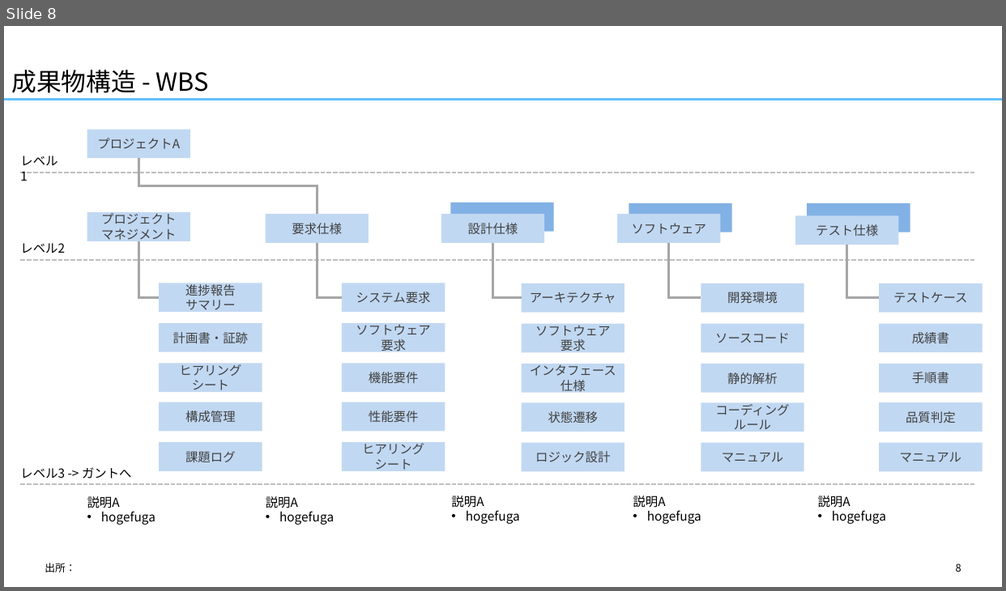
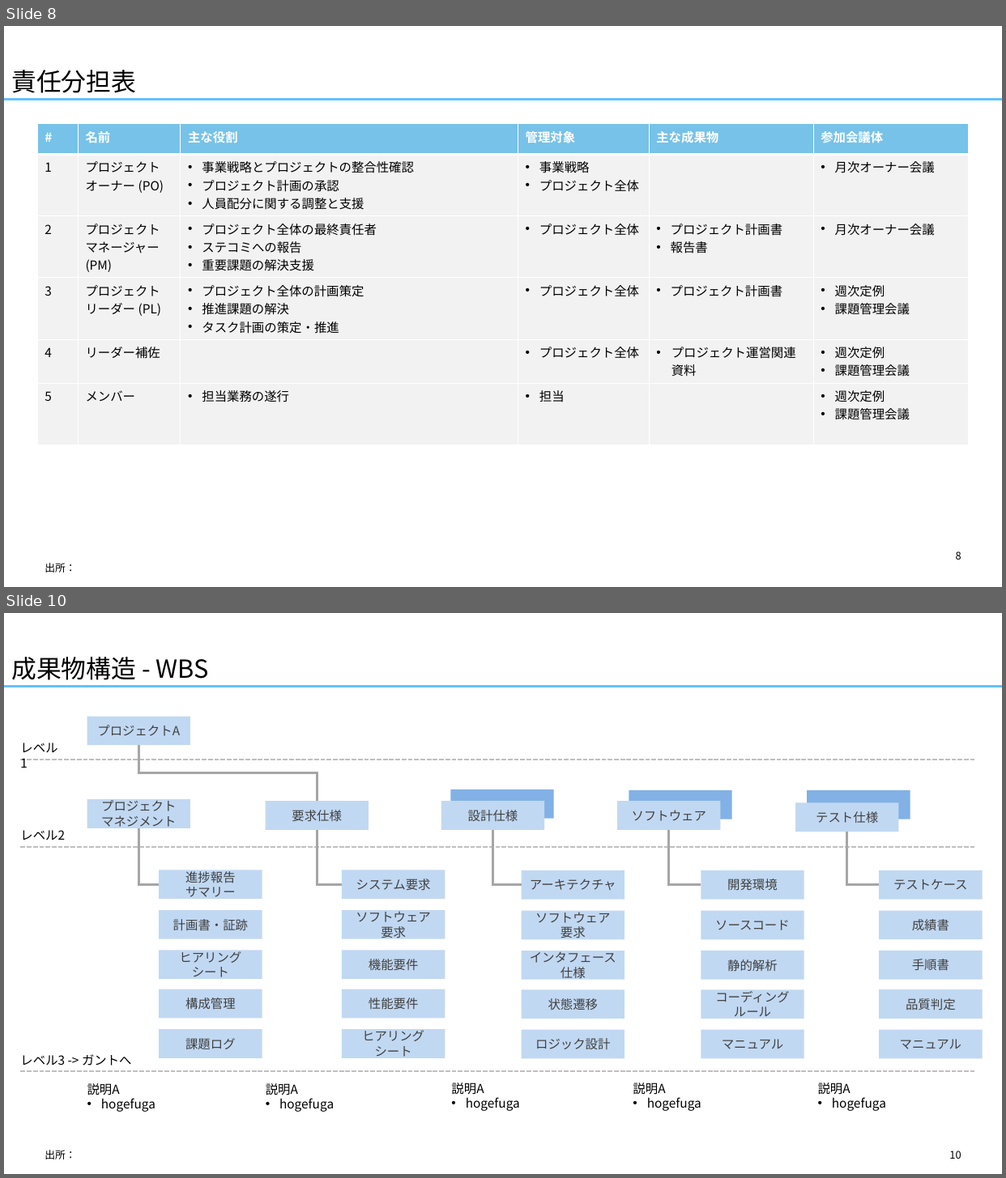
Before and after one commit to yuzucha16/dotfiles, a slide deck: office/template_A4.pptx. Shown one above the other, each under a label of ours: slide 8 before the commit, slides 8 and 10 after it; the slides between them are not shown. The pictures are 1006x591 and 1006x1178 pixels, drawn with LibreOffice and Linux fonts; fonts in the diff are those of the drawing. Boxes give left, top, right and bottom in pixels: in the first picture for what was removed or moved away, otherwise in the second. Text is boxed around its words. In the diff, an @@ line names an element or a change of style, - is before the commit and + after.

```diff
--- a/office/template_A4.pptx
+++ b/office/template_A4.pptx
@@ slide 8 added at (4,26,1002,587), background #FFFFFF; not listed: 1 template element that a slide beside it also shows @@
@@ title added at (11,70,136,93), 24 pt, text #000000 @@
+責任分担表
@@ table added at (38,124,969,423), 6 rows, 6 columns @@
+# | 名前 | 主な役割 | 管理対象 | 主な成果物 | 参加会議体
+1 | プロジェクト / オーナー (PO) | 事業戦略とプロジェクトの整合性確認 / プロジェクト計画の承認 / 人員配分に関する調整と支援 | 事業戦略 / プロジェクト全体 |  | 月次オーナー会議
+2 | プロジェクト / マネージャー (PM) | プロジェクト全体の最終責任者 / ステコミへの報告 / 重要課題の解決支援 | プロジェクト全体 | プロジェクト計画書 / 報告書 | 月次オーナー会議
+3 | プロジェクト / リーダー (PL) | プロジェクト全体の計画策定 / 推進課題の解決 / タスク計画の策定・推進 | プロジェクト全体 | プロジェクト計画書 | 週次定例 / 課題管理会議
+4 | リーダー補佐 |  | プロジェクト全体 | プロジェクト運営関連資料 | 週次定例 / 課題管理会議
+5 | メンバー | 担当業務の遂行 | 担当 |  | 週次定例 / 課題管理会議
@@ page number added at (956,552,961,560), 10 pt, text #000000 @@
+8
@@ text added at (44,563,75,573), 10 pt, text #000000 @@
+出所：
@@ what was slide 8 is now slide 10 @@
@@ page number at (949,1151,961,1159): text changed @@
-8
+10
```
Also in this commit, not shown: 3 slides changed, 3 other slides added, 1 other file.
